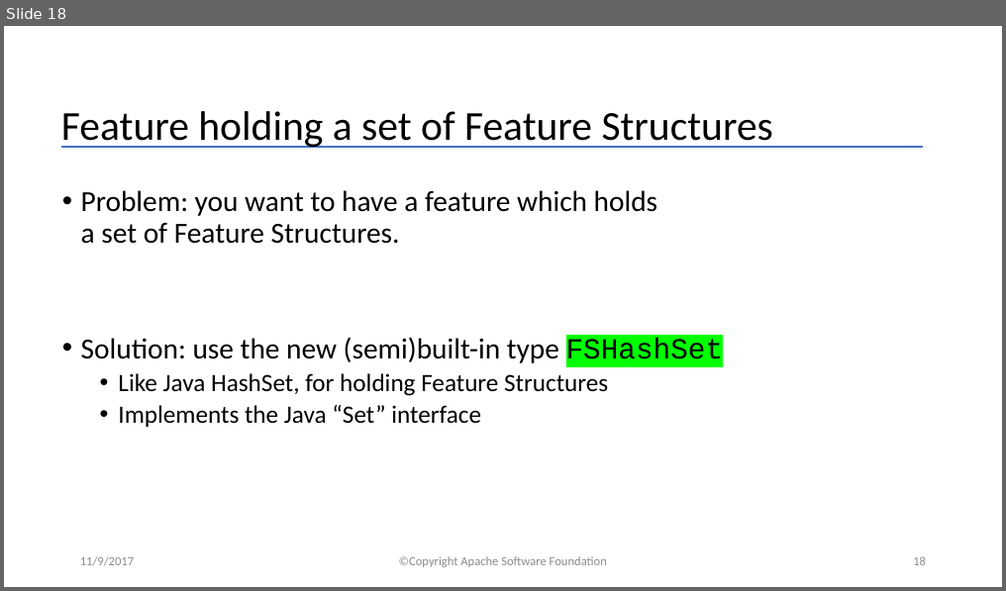
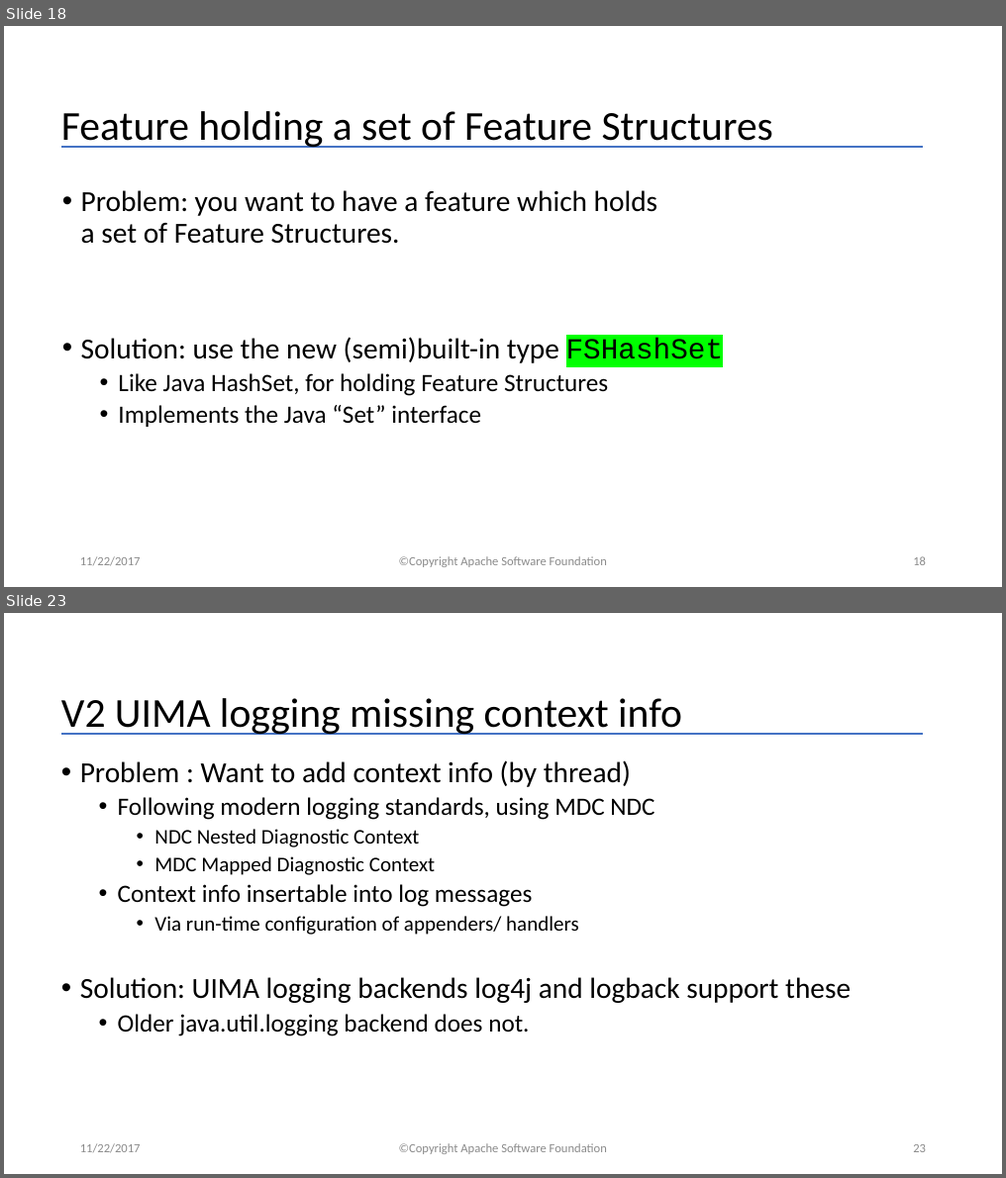
Before and after one commit to apache/uima-site, a slide deck: docs/downloads/uv3/UIMA_V3_Programmers_Solutions.pptx. Shown one above the other, each under a label of ours: slide 18 before the commit, slides 18 and 23 after it; the slides between them are not shown. The pictures are 1006x591 and 1006x1178 pixels, drawn with LibreOffice and Linux fonts; fonts in the diff are those of the drawing. Boxes give left, top, right and bottom in pixels: in the first picture for what was removed or moved away, otherwise in the second. Text is boxed around its words. In the diff, an @@ line names an element or a change of style, - is before the commit and + after.

Commit message:
update with info on new facility for signature checking.  also update uv3 programmers solutions powerpoint

```diff
--- a/docs/downloads/uv3/UIMA_V3_Programmers_Solutions.pptx
+++ b/docs/downloads/uv3/UIMA_V3_Programmers_Solutions.pptx
@@ slide 23 added at box(4, 613, 1002, 1174), background #FFFFFF; not listed: 1 template element that a slide beside it also shows @@
@@ title added at box(61, 698, 682, 735), 39.6 pt, text #000000 @@
+V2 UIMA logging missing context info
@@ text added at box(80, 761, 850, 1037), 24 pt, text #000000 @@
+• Problem : Want to add context info (by thread)
+  • Following modern logging standards, using MDC NDC
+    • NDC Nested Diagnostic Context
+    • MDC Mapped Diagnostic Context
+  • Context info insertable into log messages
+    • Via run-time configuration of appenders/ handlers
+• Solution: UIMA logging backends log4j and logback support these
+  • Older java.util.logging backend does not.
@@ text added at box(80, 1144, 141, 1154), 12 pt, text #8C8C8C @@
+11/22/2017
@@ text added at box(399, 1144, 607, 1155), 12 pt, text #8C8C8C @@
+©Copyright Apache Software Foundation
@@ page number added at box(913, 1145, 926, 1153), 12 pt, text #8C8C8C @@
+23
@@ slide 18 changed as well @@
@@ text at box(80, 557, 141, 567): text changed @@
-11/9/2017
+11/22/2017
```
Also in this commit, not shown: 24 other slides changed, 4 other slides added, 3 other files.
